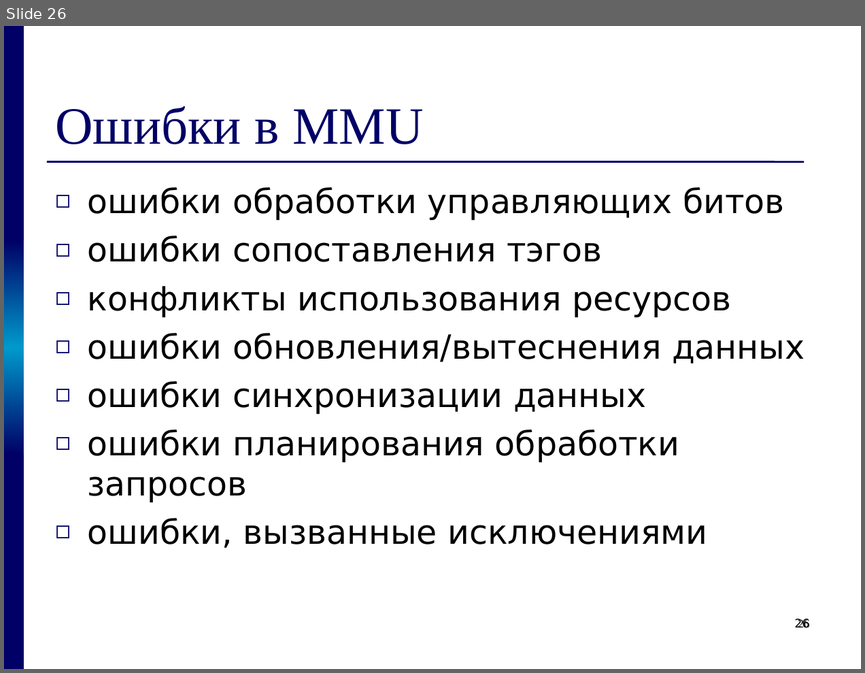
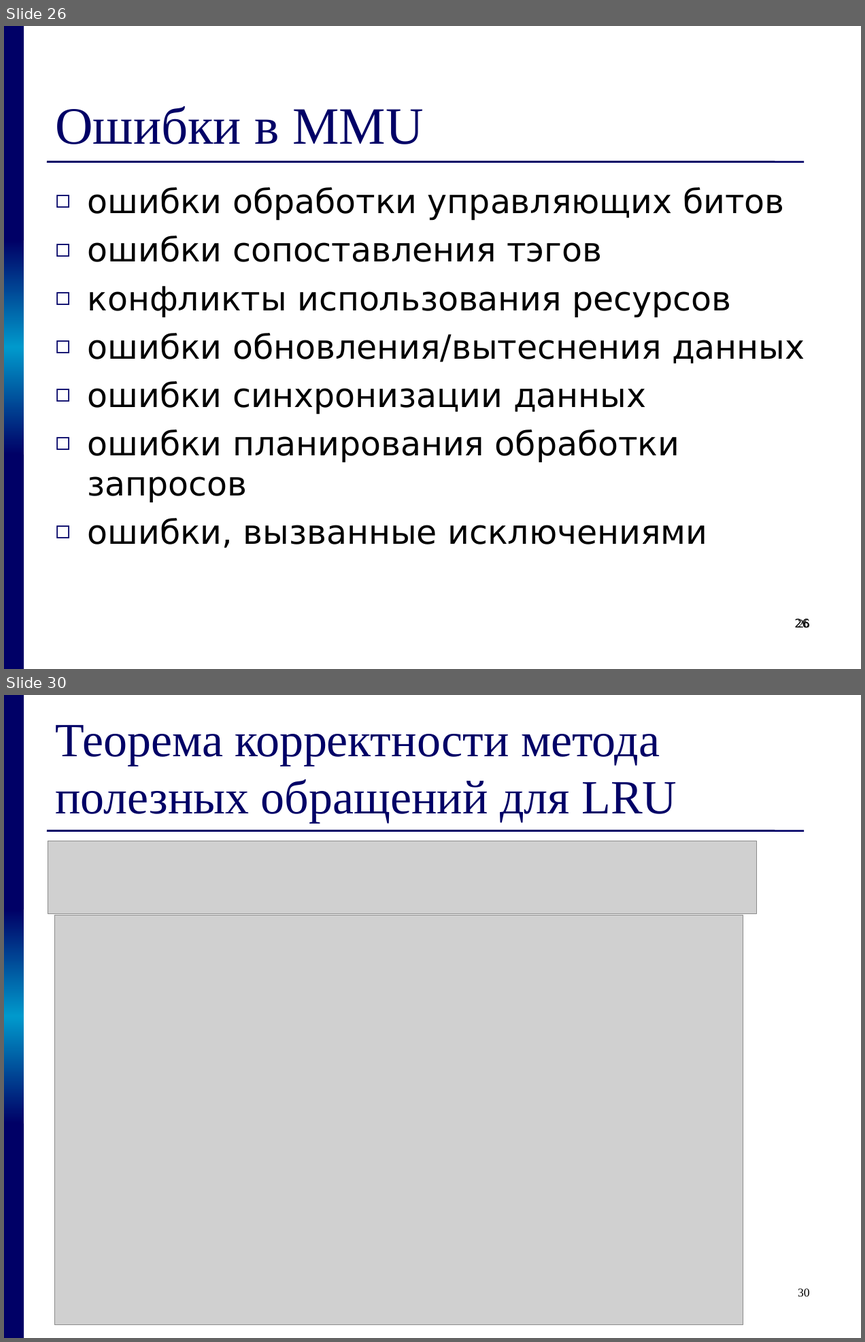
Before and after one commit to kornevgen/tesla-project, a slide deck: papers/THESIS/talks/z2611.ppt. Shown one above the other, each under a label of ours: slide 26 before the commit, slides 26 and 30 after it; the slides between them are not shown. The pictures are 865x673 and 865x1342 pixels, drawn with LibreOffice and Linux fonts; fonts in the diff are those of the drawing; grey boxes stand for pictures. Boxes give left, top, right and bottom in pixels: in the first picture for what was removed or moved away, otherwise in the second. Text is boxed around its words. In the diff, an @@ line names an element or a change of style, - is before the commit and + after.

```diff
--- a/papers/THESIS/talks/z2611.ppt
+++ b/papers/THESIS/talks/z2611.ppt
@@ slide 30 added at [4, 695, 861, 1338], background #FFFFFF; not listed: 4 template elements that a slide beside it also shows @@
@@ title added at [55, 725, 677, 822], 40 pt, text #000066 @@
+Теорема корректности метода полезных обращений для LRU
@@ picture added at [48, 841, 756, 913] @@
@@ picture added at [54, 915, 742, 1325] @@
@@ page number added at [798, 1288, 809, 1296], 10 pt, text #000000 @@
+30
```
Also in this commit, not shown: 1 slide changed, 6 other slides added.
